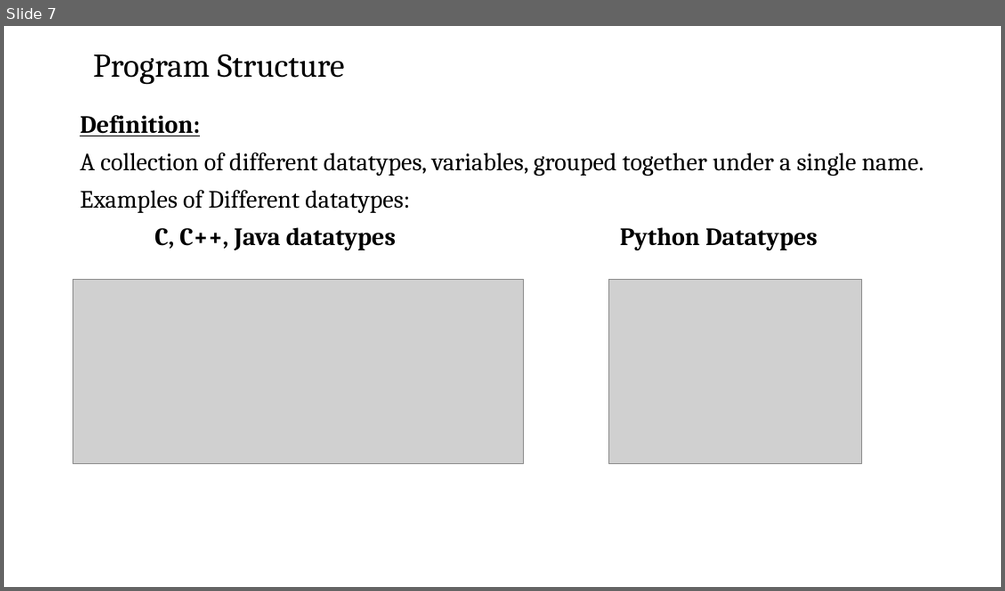
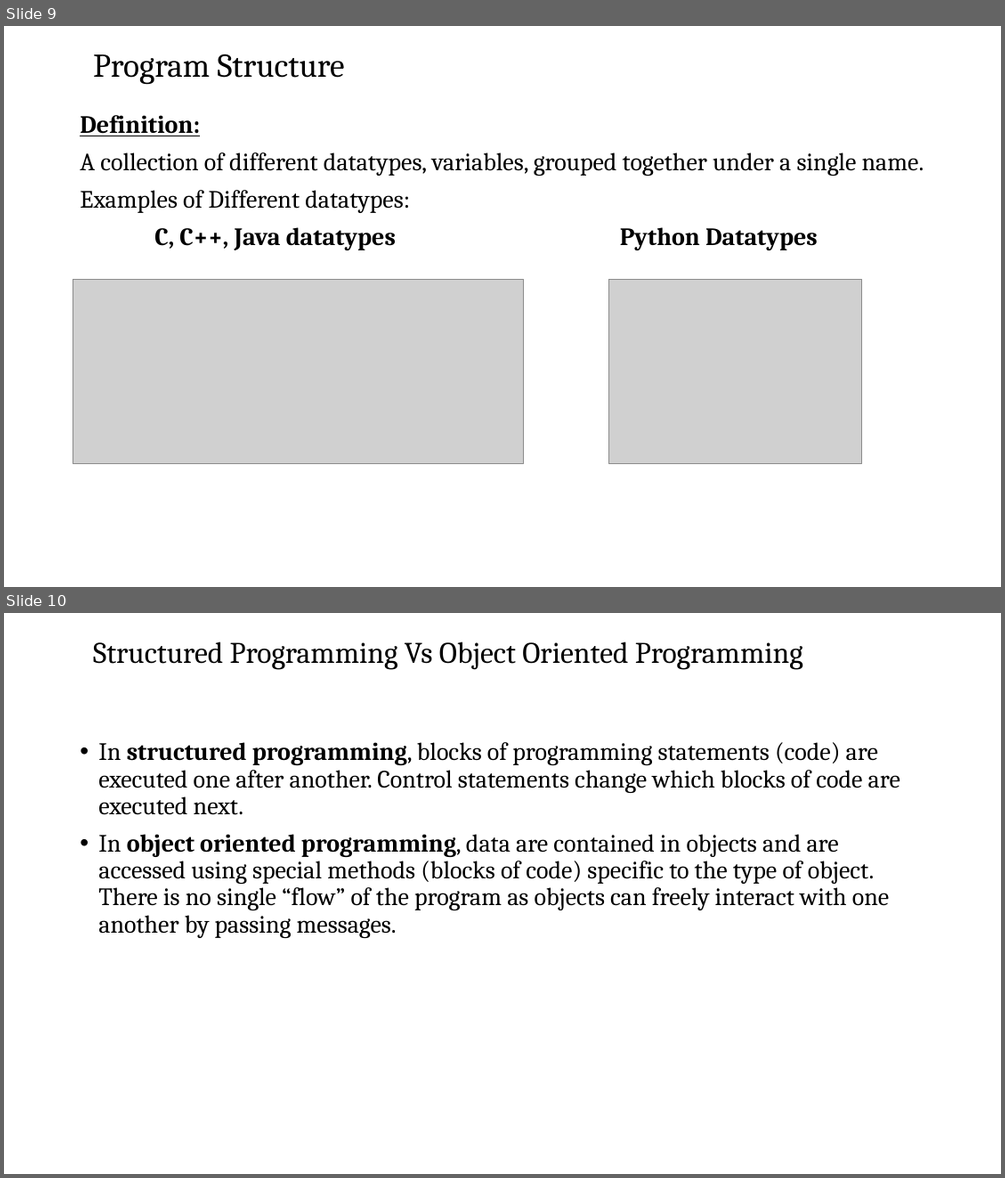
Before and after one commit to josiahkeaton/Training-Materials, a slide deck: Software Testing/Fundamentals of Computer & OS Concepts/Fundamentals of Computing session 6.pptx. Shown one above the other, each under a label of ours: slide 7 before the commit, slides 9 and 10 after it. The pictures are 1005x591 and 1005x1178 pixels, drawn with LibreOffice and Linux fonts; fonts in the diff are those of the drawing; grey boxes stand for pictures; background and template pictures are left out. Boxes give left, top, right and bottom in pixels: in the first picture for what was removed or moved away, otherwise in the second. Text is boxed around its words. In the diff, an @@ line names an element or a change of style, - is before the commit and + after.

Commit message:
ppt programming concept

```diff
--- a/Software Testing/Fundamentals of Computer & OS Concepts/Fundamentals of Computing session 6.pptx
+++ b/Software Testing/Fundamentals of Computer & OS Concepts/Fundamentals of Computing session 6.pptx
@@ slide 10 added at [4, 613, 1001, 1174], background picture (left out) @@
@@ title added at [93, 641, 803, 670], 28.8 pt, text #000000 @@
+Structured Programming Vs Object Oriented Programming
@@ text added at [98, 742, 900, 938], 24 pt, text #000000 @@
+• In structured programming, blocks of programming statements (code) are executed one after another. Control statements change which blocks of code are executed next.
+• In object oriented programming, data are contained in objects and are accessed using special methods (blocks of code) specific to the type of object. There is no single “flow” of the program as objects can freely interact with one another by passing messages.
@@ what was slide 7 is now slide 9 @@
```
Also in this commit, not shown: 3 slides changed, 17 other slides added, 1 slide removed.
